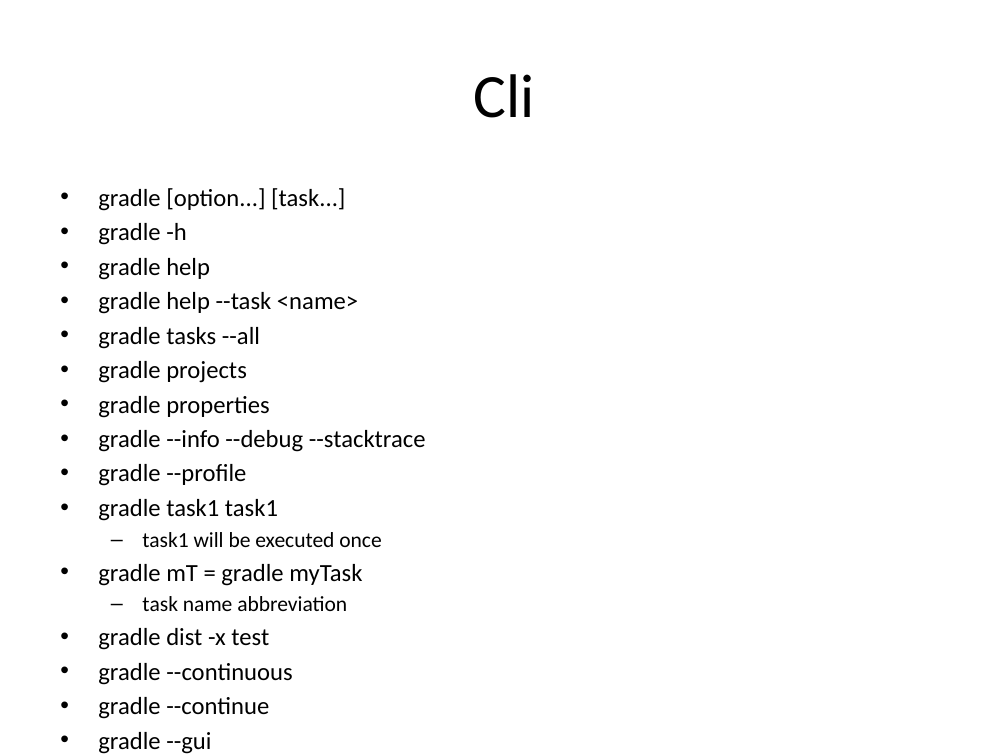
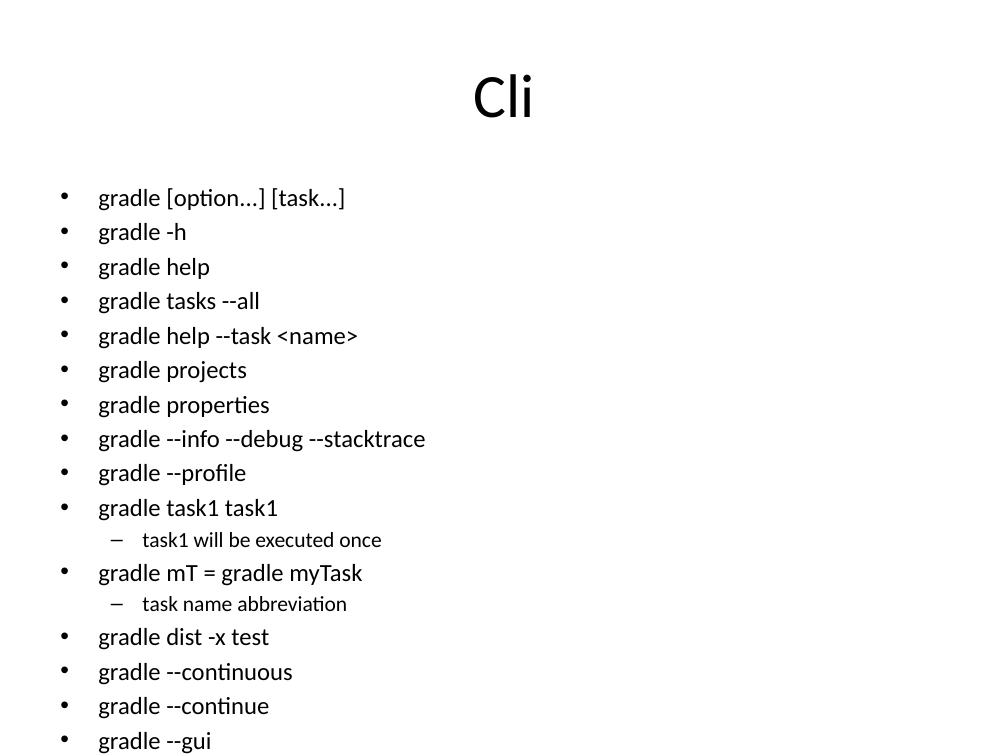
Before and after one commit to alaczynski/gradle-intoducion, a slide deck: slide 22 of Introduction to Gradle.pptx. Drawn at 1008x756 pixels with LibreOffice and Linux fonts; fonts in the diff are those of the drawing. Boxes give left, top, right and bottom in pixels: in the first picture for what was removed or moved away, otherwise in the second. Text is boxed around its words. In the diff, an @@ line names an element or a change of style, - is before the commit and + after.

```diff
--- a/Introduction to Gradle.pptx
+++ b/Introduction to Gradle.pptx
@@ text at <box>98,292,260,314</box>: paragraph added @@
+• gradle tasks --all
@@ text at <box>98,327,260,349</box>: paragraph removed @@
-• gradle tasks --all
```
Also in this commit, not shown: 4 other slides changed, 3 other files.
